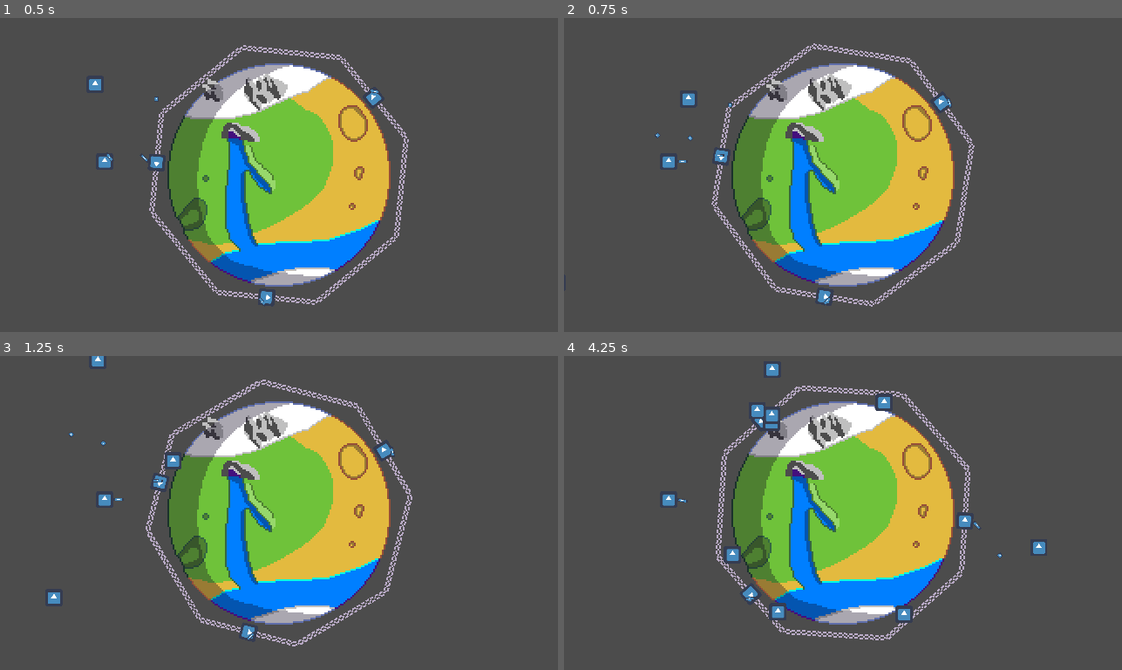
Above: before the commit, frames 1-4 (two rows, left to right).
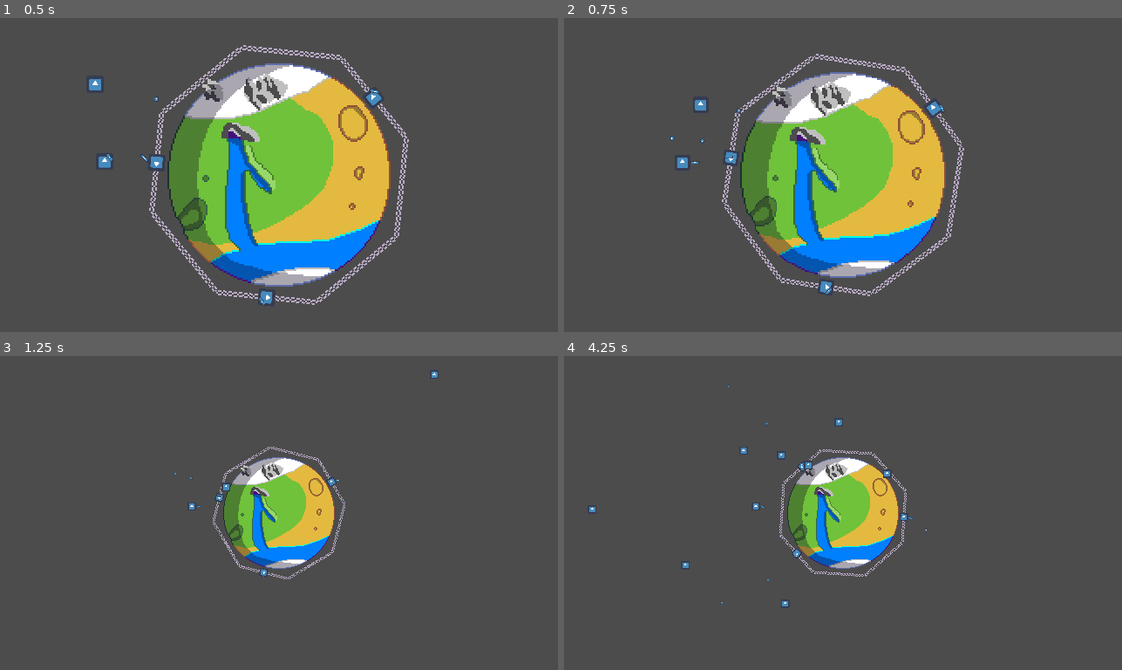
Above: after the commit, the same moments.

Repository: IgnacioMGarrido/BTP-GameJam
Game: Godot game, scene res://Scenes/MainScene.tscn
Two runs of this game, one before a commit and one after it. Both use one fixed random seed, a clock stepped at 60 frames per second and the inputs below. The engine's default icon, where the game draws it, is replaced by a stand-in: a white triangle on a blue panel in a dark square.
Inputs (mouse positions are in pixels of both pictures, inside the frame that each line leads up to):
- Up to frame 1 (0.5 s): no input
- Up to frame 2 (0.75 s): tap Enter (ui_accept) at 0.5 s; move the mouse to (965, 159) at 0.52 s; tap Z (zoom, bound only after the commit) at 0.6 s; click (965, 159) at 0.67 s
- Up to frame 3 (1.25 s): tap Enter (ui_accept) at 0.77 s
- Up to frame 4 (4.25 s): move the mouse to (731, 528) at 1.27 s; tap Z (zoom, bound only after the commit) every 0.75 s from 1.35 to 3.6 s; click (731, 528) at 1.42 s; tap Enter (ui_accept) at 1.52, 3.02, 3.77 s; move the mouse to (898, 443) at 2.02 s; click (898, 443) at 2.17 s; move the mouse to (815, 575) at 2.77 s; click (815, 575) at 2.92 s; move the mouse to (1010, 560) at 3.52 s; click (1010, 560) at 3.67 s

Frame 1 is identical in both runs. In frame 2, 12% of the frame differs, in the area x 16-74%, y 8-92%; in frame 3, 22%; in frame 4, 23%, in the area x 4-87%, y 2-91%.
Error before the commit: Invalid call. Nonexistent function 'project_ray_origin' in base 'Camera2D'. (res://Scripts/DefenseManager.gd:16)

Commit message:
Added 2 Zoom Levels to the camera

Diff:
--- a/BTP-Game/Managers/MobSpawner.tscn
+++ b/BTP-Game/Managers/MobSpawner.tscn
@@ -5,7 +5,7 @@
 
 [sub_resource type="Curve2D" id=1]
 _data = {
-"points": PoolVector2Array( 0, 0, 0, 0, -22.8954, -10.5682, 0, 0, 0, 0, 328.593, -9.61404, 0, 0, 0, 0, 329.074, 189.805, 0, 0, 0, 0, -22.8954, 188.85, 0, 0, 0, 0, -22.8954, -10.5682 )
+"points": PoolVector2Array( 0, 0, 0, 0, -190.075, -111.795, 0, 0, 0, 0, 492.904, -106.075, 0, 0, 0, 0, 496.503, 305.486, 0, 0, 0, 0, -179.772, 305.486, 0, 0, 0, 0, -190.075, -111.795 )
 }
 
 [node name="MobSpawner" type="Node2D"]
@@ -17,8 +17,8 @@
 curve = SubResource( 1 )
 
 [node name="MobSpawnLocation" type="PathFollow2D" parent="MobPath"]
-position = Vector2( 45.8643, 19.9649 )
-rotation = 0.0215239
+position = Vector2( -22.8954, -10.5682 )
+rotation = 0.00271394
 
 [node name="MobTimer" type="Timer" parent="."]
 wait_time = 0.5
--- a/BTP-Game/Scenes/Camera.tscn
+++ b/BTP-Game/Scenes/Camera.tscn
@@ -1,9 +1,9 @@
 [gd_scene load_steps=2 format=2]
 
-[ext_resource path="res://Managers/DefenseManager.tscn" type="PackedScene" id=1]
+[ext_resource path="res://Scripts/CameraController.gd" type="Script" id=1]
 
 [node name="Camera" type="Camera2D"]
+smoothing_enabled = true
+script = ExtResource( 1 )
 
-[node name="DefenseManager" parent="." instance=ExtResource( 1 )]
-
-[node name="RayCast2D" type="RayCast2D" parent="."]
+[node name="ZoomTween" type="Tween" parent="."]
--- /dev/null
+++ b/BTP-Game/Scripts/CameraController.gd
@@ -0,0 +1,19 @@
+extends Camera2D
+
+const ZOOM_DURATION = .4
+var is_zoomed_out : bool = false
+var zoom_step : Vector2 = Vector2.ONE
+
+onready var tween : Tween = $ZoomTween
+
+
+func _process(delta):
+	if Input.is_action_just_pressed("zoom"):
+		print(zoom)
+		if zoom == Vector2(1,1):
+			tween.interpolate_property(self, 'zoom', self.zoom, zoom + zoom_step, ZOOM_DURATION, Tween.TRANS_QUAD, Tween.EASE_IN)
+		elif zoom == Vector2(2,2):
+			tween.interpolate_property(self, 'zoom', self.zoom, zoom - zoom_step, ZOOM_DURATION, Tween.TRANS_QUAD, Tween.EASE_IN)
+#		elif zoom == Vector2(3,3):
+#			tween.interpolate_property(self, 'zoom', self.zoom, zoom - zoom_step * 2, ZOOM_DURATION, Tween.TRANS_QUAD, Tween.EASE_IN)
+		tween.start()
--- a/BTP-Game/project.godot
+++ b/BTP-Game/project.godot
@@ -49,6 +49,14 @@
 window/stretch/mode="2d"
 window/stretch/aspect="keep"
 
+[input]
+
+zoom={
+"deadzone": 0.5,
+"events": [ Object(InputEventKey,"resource_local_to_scene":false,"resource_name":"","device":0,"alt":false,"shift":false,"control":false,"meta":false,"command":false,"pressed":false,"scancode":90,"unicode":0,"echo":false,"script":null)
+ ]
+}
+
 [rendering]
 
 environment/default_environment="res://default_env.tres"
